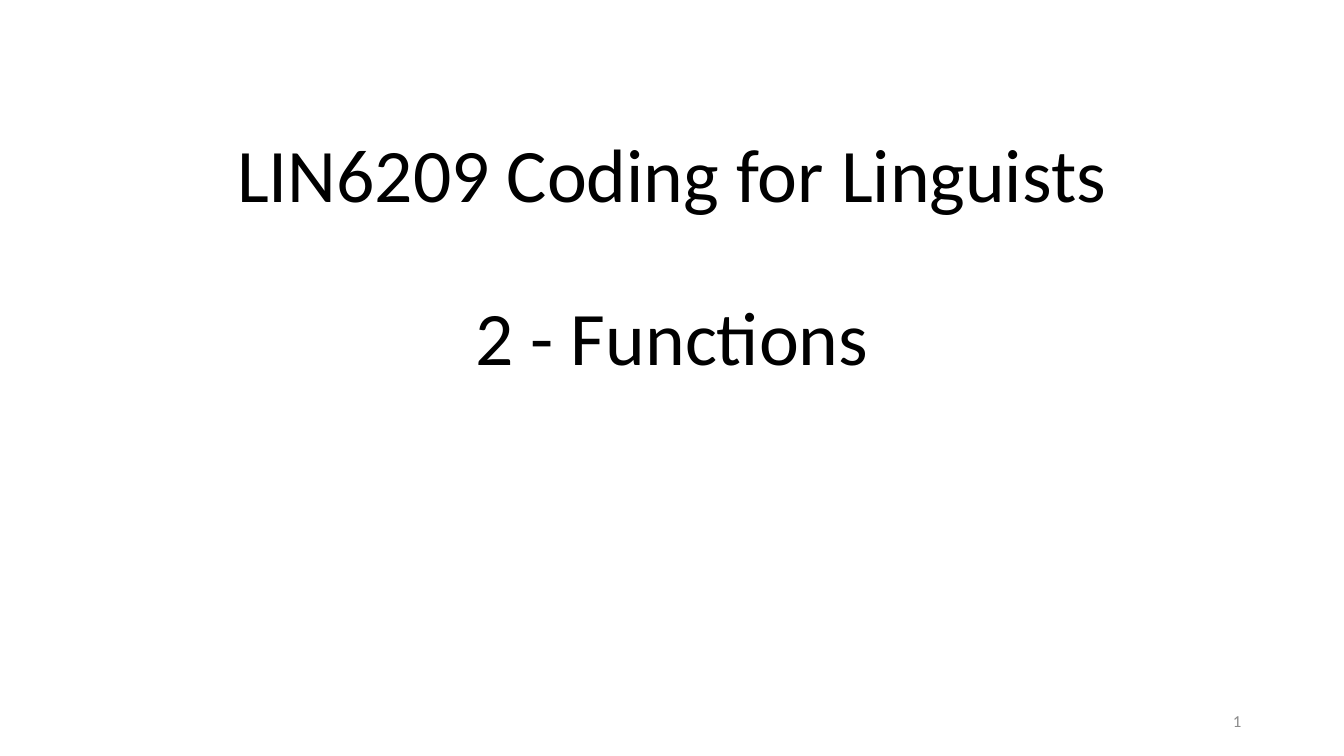
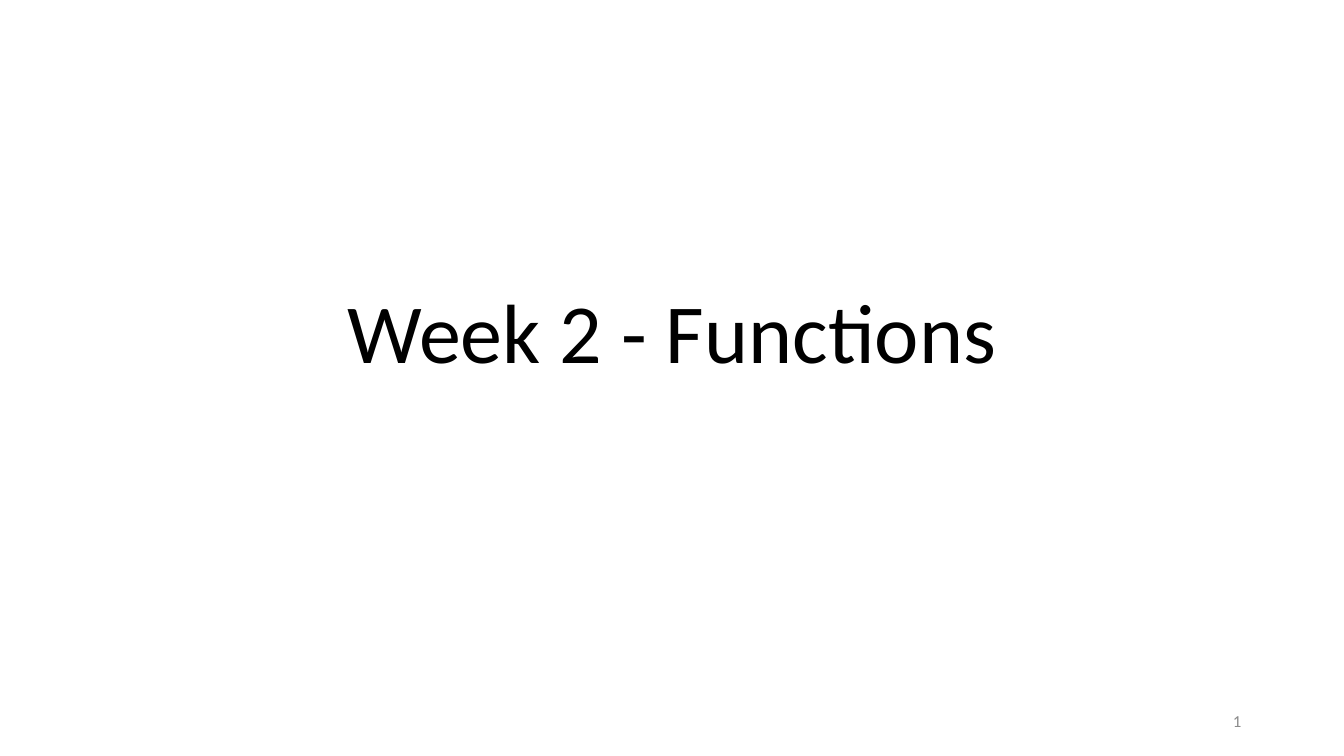
Before and after one commit to greenspangle/LIN7077_Humanities, a slide deck: slide 1 of w2_functions/lesson/w2_functions.pptx. Drawn at 1344x756 pixels with LibreOffice and Linux fonts; fonts in the diff are those of the drawing. Boxes give left, top, right and bottom in pixels: in the first picture for what was removed or moved away, otherwise in the second. Text is boxed around its words. In the diff, an @@ line names an element or a change of style, - is before the commit and + after.

```diff
--- a/w2_functions/lesson/w2_functions.pptx
+++ b/w2_functions/lesson/w2_functions.pptx
@@ title at (347, 304, 996, 364): text changed; size 54 to 60 pt @@
-LIN6209 Coding for Linguists
-2 - Functions
+Week 2 - Functions
```
Also in this commit, not shown: 5 other slides changed, 16 other files.
